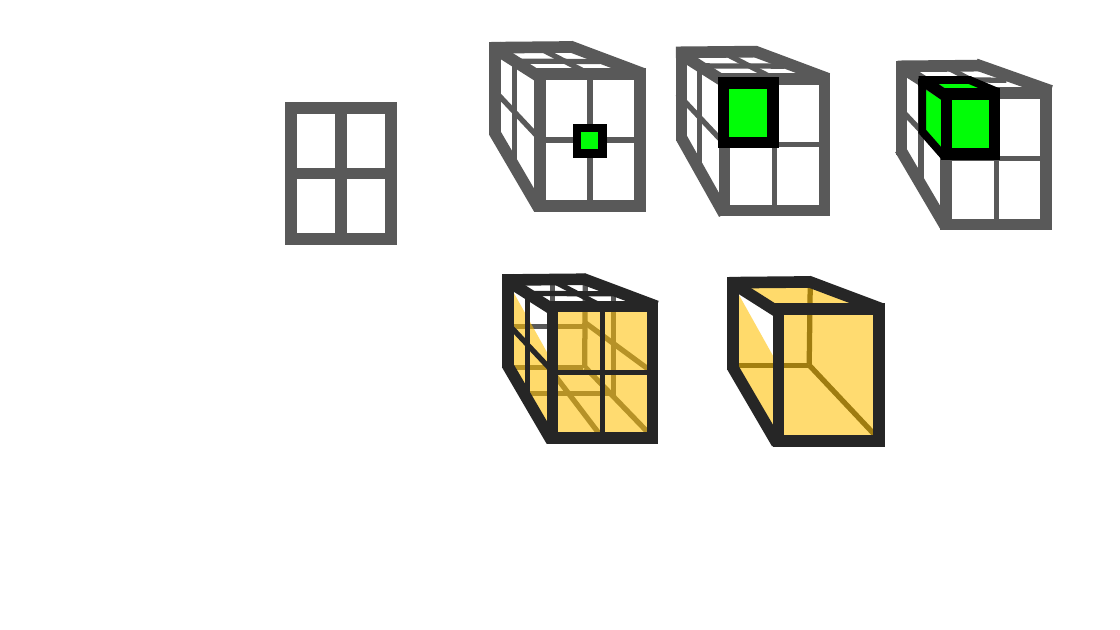
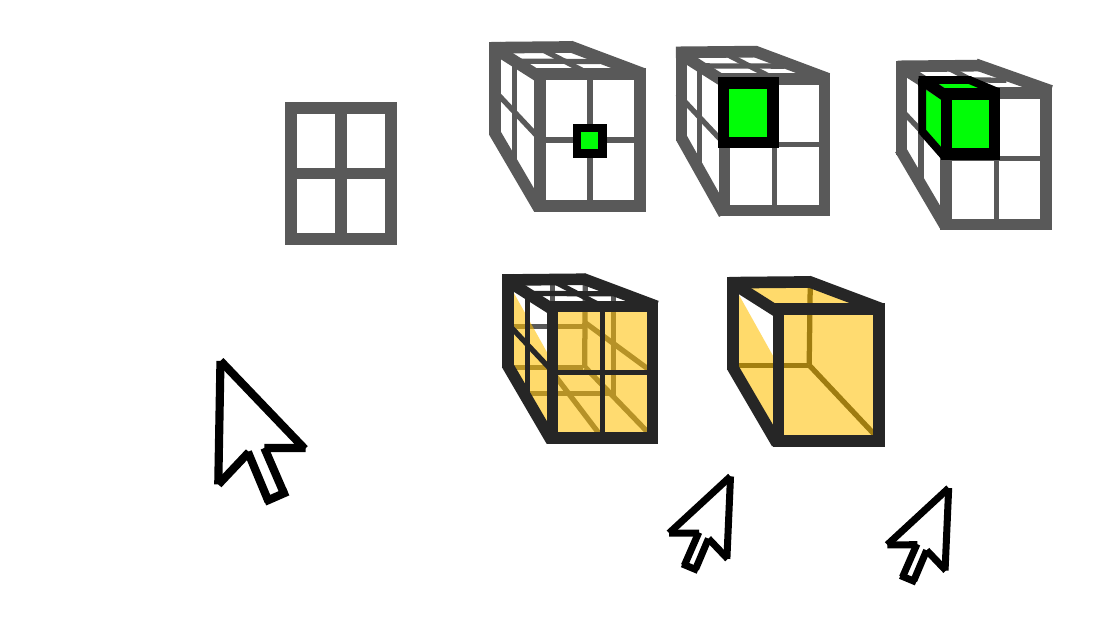
Before and after one commit to luchete80/fluxsol, a slide deck: slide 4 of FluxSol-CAE/Icons/Icons.pptx. Drawn at 1120x630 pixels with LibreOffice and Linux fonts; fonts in the diff are those of the drawing. Boxes give left, top, right and bottom in pixels: in the first picture for what was removed or moved away, otherwise in the second. Text is boxed around its words. In the diff, an @@ line names an element or a change of style, - is before the commit and + after.

```diff
--- a/FluxSol-CAE/Icons/Icons.pptx
+++ b/FluxSol-CAE/Icons/Icons.pptx
@@ group added at (x1=179, y1=341, x2=329, y2=517): 7 lines, 4 rectangles, 1 triangle @@
@@ group added at (x1=647, y1=462, x2=759, y2=587): 7 lines, 4 rectangles, 1 triangle @@
@@ group added at (x1=865, y1=474, x2=978, y2=599): 7 lines, 4 rectangles, 1 triangle @@
```
Also in this commit, not shown: 1 other slide changed, 1 slide added, 6 other files.
